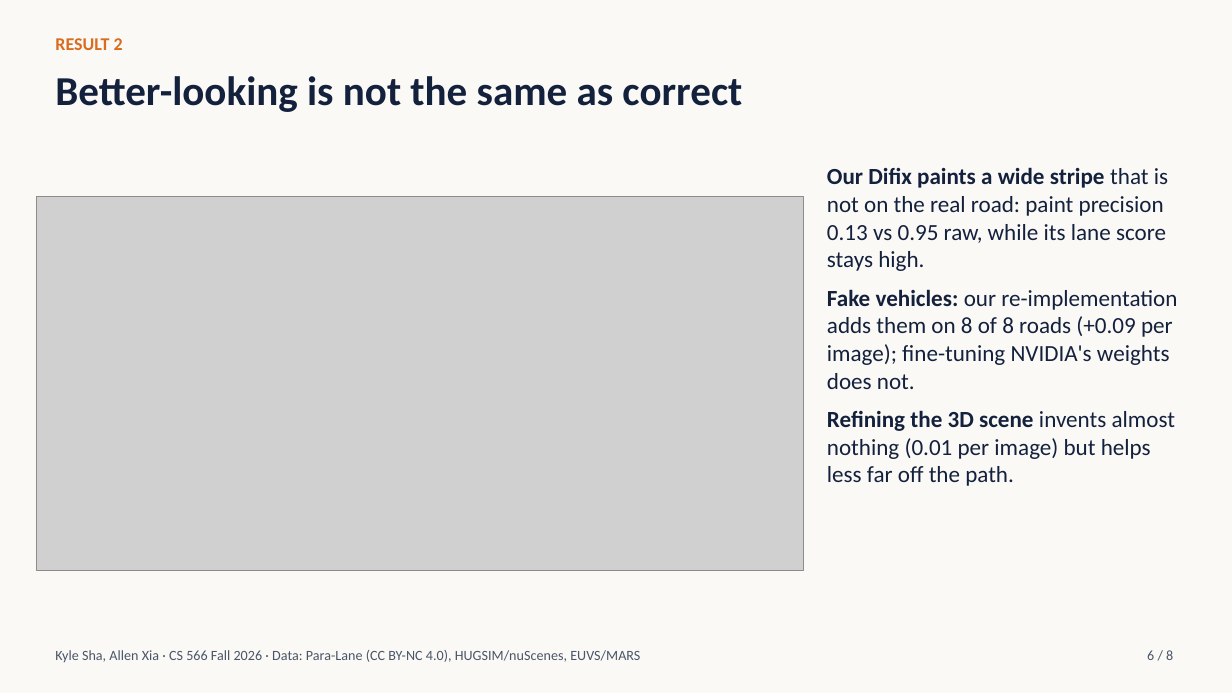
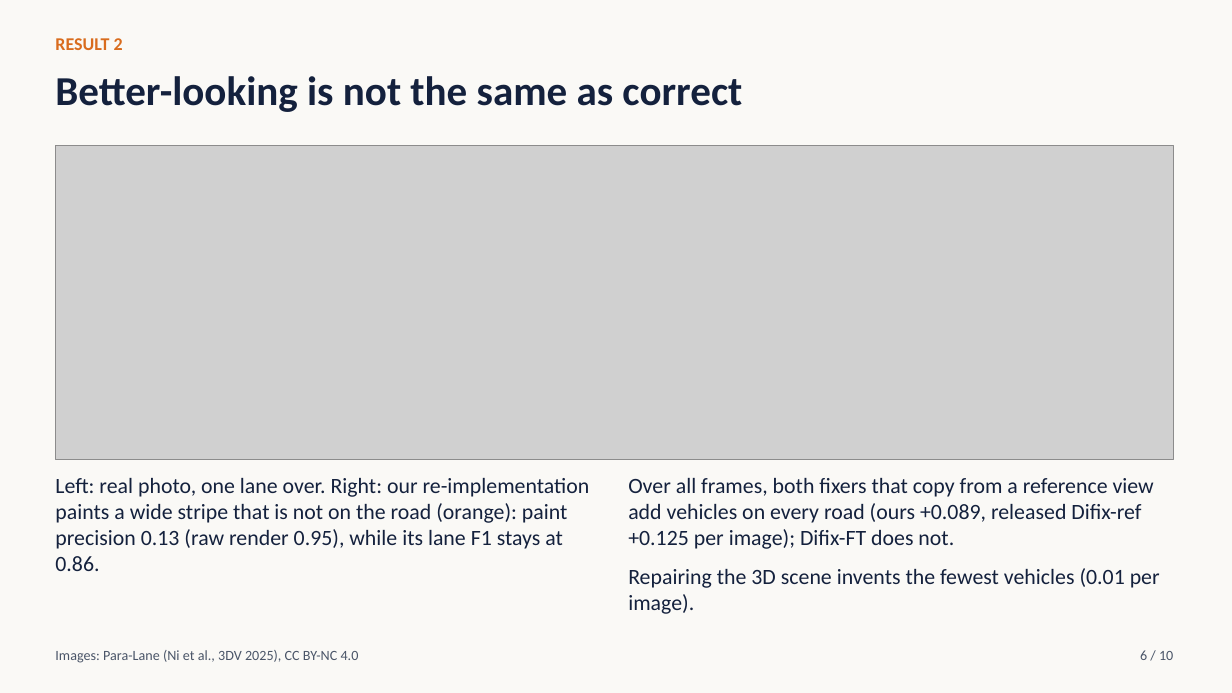
Before and after one commit to ksha23/cs566-drive-sim, a slide deck: slide 6 of docs/cs566_drive_sim_talk.pptx. Drawn at 1232x693 pixels with LibreOffice and Linux fonts; fonts in the diff are those of the drawing; grey boxes stand for pictures. Boxes give left, top, right and bottom in pixels: in the first picture for what was removed or moved away, otherwise in the second. Text is boxed around its words. In the diff, an @@ line names an element or a change of style, - is before the commit and + after.

```diff
--- a/docs/cs566_drive_sim_talk.pptx
+++ b/docs/cs566_drive_sim_talk.pptx
@@ picture: place and size @@
-picture at box(37, 196, 804, 570)
+picture at box(55, 146, 1174, 460)
@@ text at box(55, 478, 590, 571): text changed; size 18 to 17 pt @@
-Our Difix paints a wide stripe that is not on the real road: paint precision 0.13 vs 0.95 raw, while its lane score stays high.
-Fake vehicles: our re-implementation adds them on 8 of 8 roads (+0.09 per image); fine-tuning NVIDIA's weights does not.
-Refining the 3D scene invents almost nothing (0.01 per image) but helps less far off the path.
+Left: real photo, one lane over. Right: our re-implementation paints a wide stripe that is not on the road (orange): paint precision 0.13 (raw render 0.95), while its lane F1 stays at 0.86.
@@ text added at box(628, 478, 1160, 614), 17 pt, text #14213D @@
+Over all frames, both fixers that copy from a reference view add vehicles on every road (ours +0.089, released Difix-ref +0.125 per image); Difix-FT does not.
+Repairing the 3D scene invents the fewest vehicles (0.01 per image).
@@ text at box(55, 650, 359, 663): text changed @@
-Kyle Sha, Allen Xia · CS 566 Fall 2026 · Data: Para-Lane (CC BY-NC 4.0), HUGSIM/nuScenes, EUVS/MARS
+Images: Para-Lane (Ni et al., 3DV 2025), CC BY-NC 4.0
@@ text at box(1140, 650, 1173, 660): text changed @@
-6 / 8
+6 / 10
```
Also in this commit, not shown: 7 other slides changed, 2 slides added, 3 other files.
